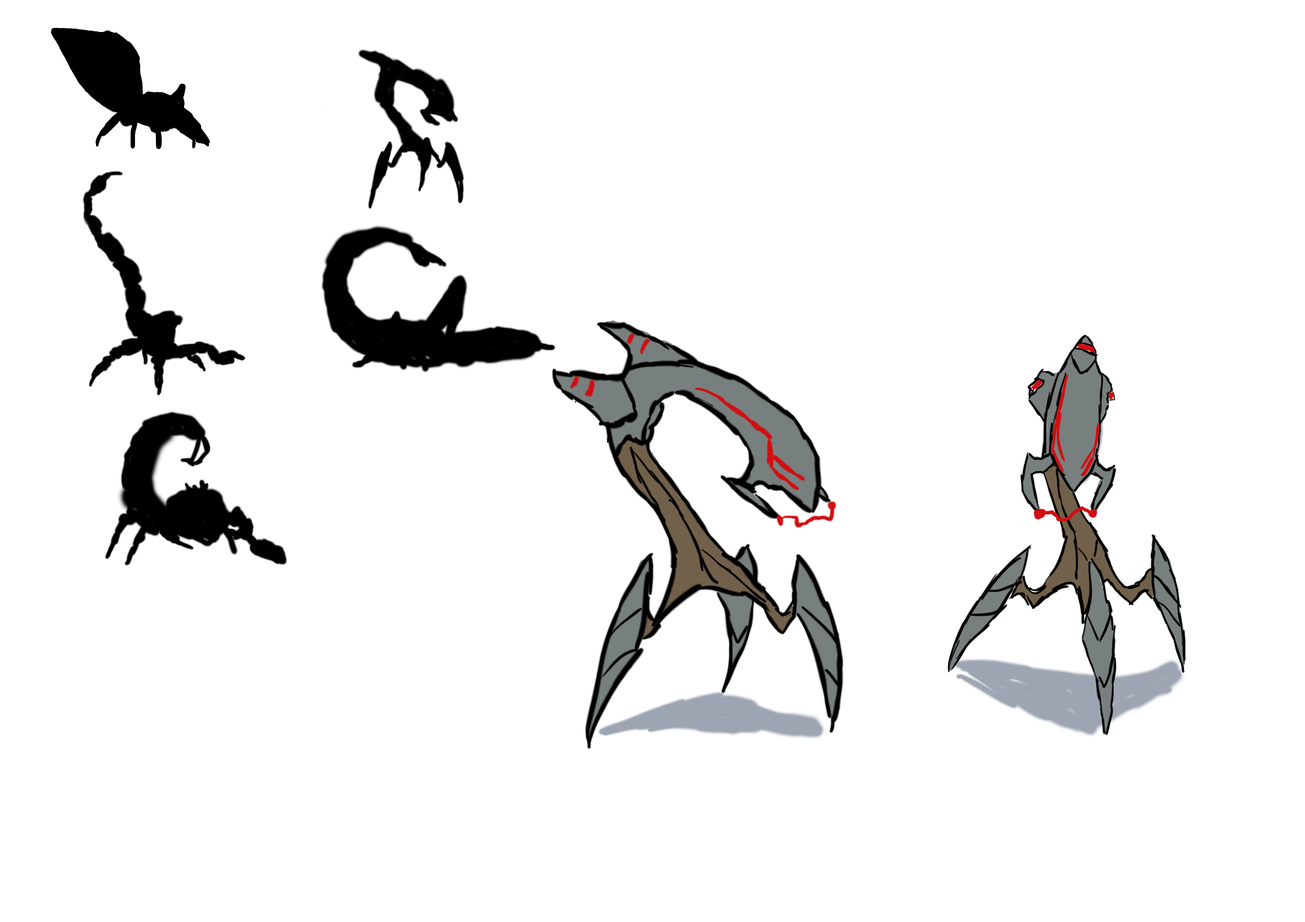
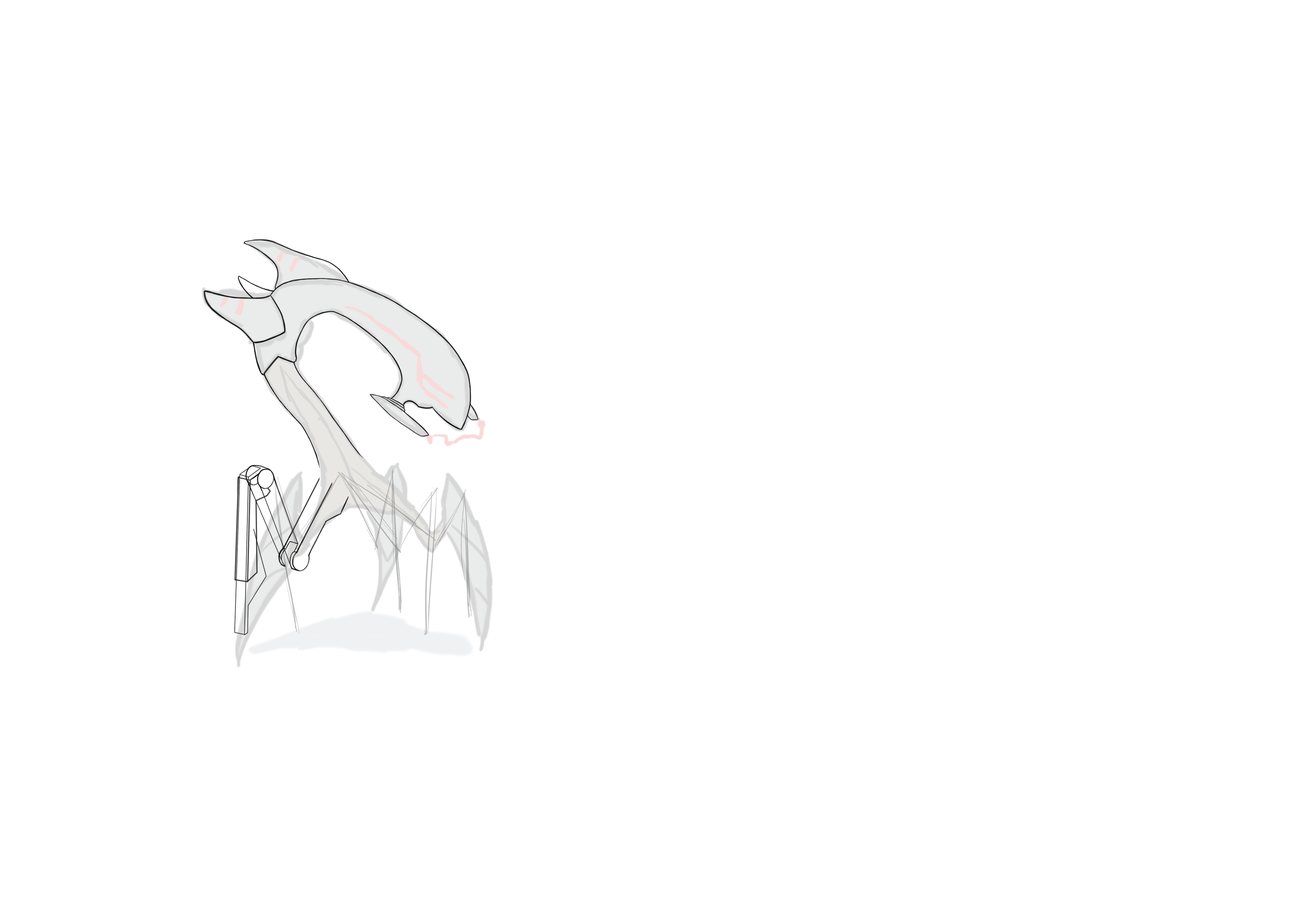
Revision of a layered (1305, 922) image; what changed, layer by layer:
hid "Capa 8", painted on it over [946, 334, 1186, 738]
added layer "Vector1" above "Layer5" over [233, 465, 267, 636]
added layer "Layer5" above "Layer4" over [233, 472, 272, 583]
added layer "Layer4" above "Layer3" over [245, 464, 299, 570]
added layer "Layer3" above "Layer2" over [277, 476, 349, 573]
added layer "Layer2" (33%) above "Layer1" over [273, 467, 472, 636]
added layer "Layer1" above "Capa 7" over [203, 239, 479, 469]
"Capa 7": opacity 100% → 16%, painted on it over [200, 239, 844, 750]
hid "Capa 5", painted on it over [50, 27, 557, 567]
